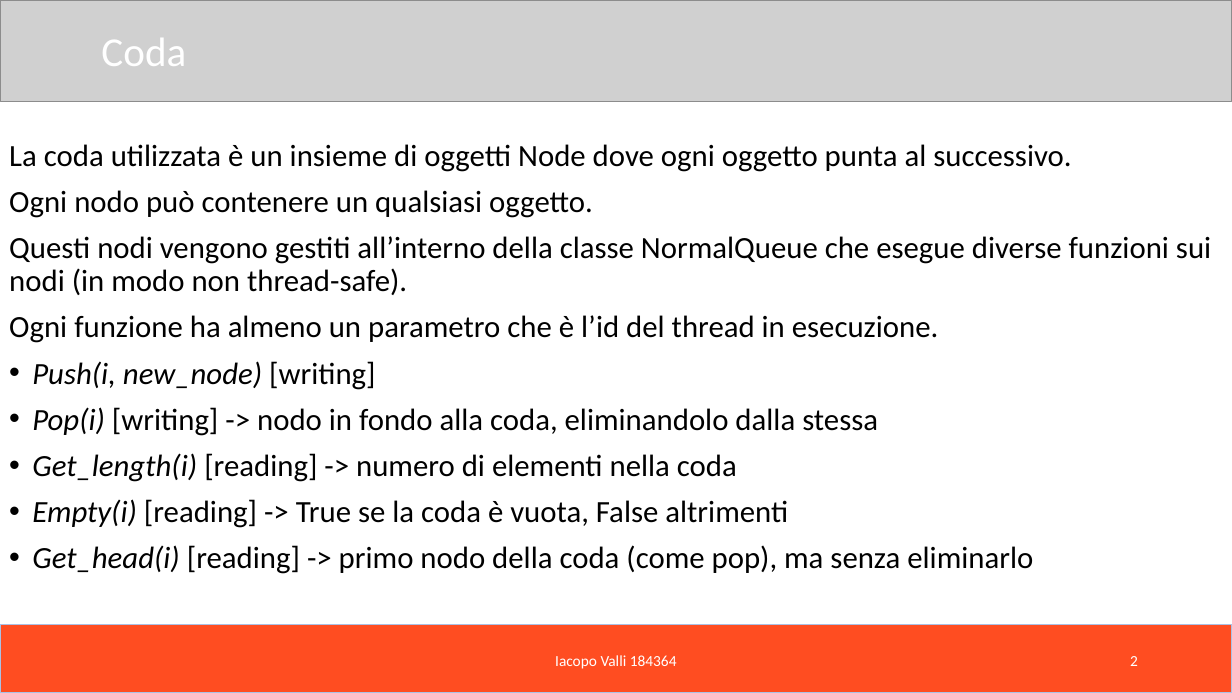
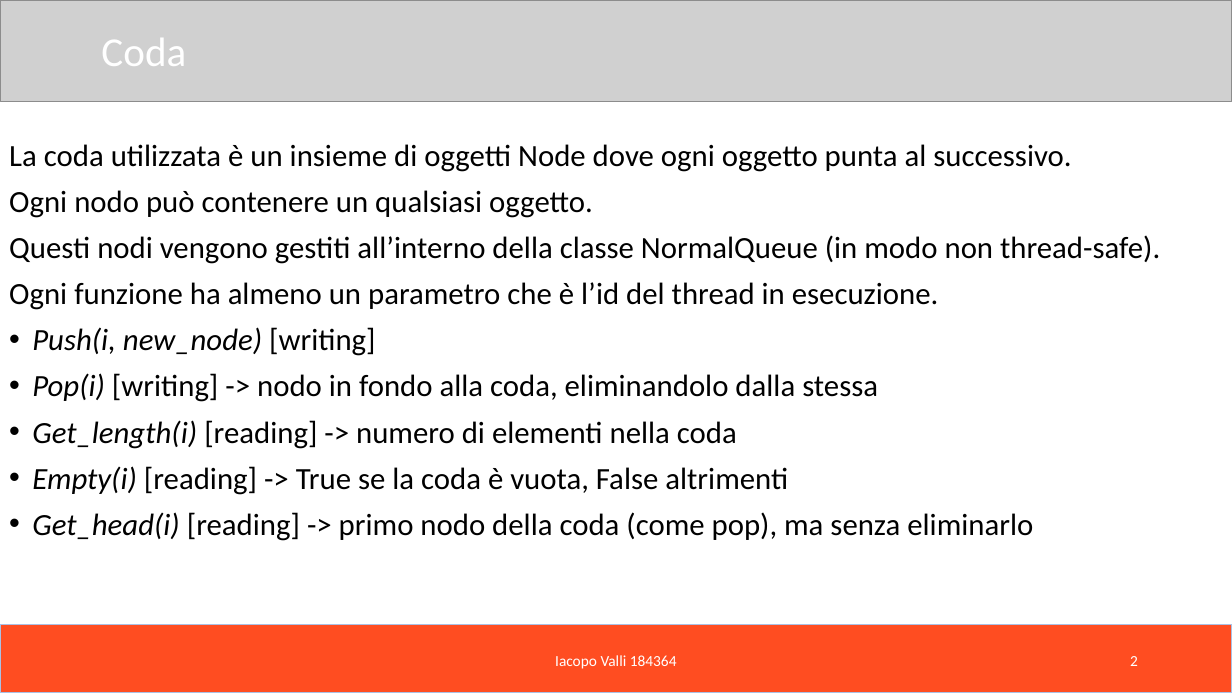
Before and after one commit to Iacopo99/RTES_Project, a slide deck: slide 2 of Presentazione progetto.pptx. Drawn at 1232x693 pixels with LibreOffice and Linux fonts; fonts in the diff are those of the drawing; grey boxes stand for pictures. Boxes give left, top, right and bottom in pixels: in the first picture for what was removed or moved away, otherwise in the second. Text is boxed around its words. In the diff, an @@ line names an element or a change of style, - is before the commit and + after.

```diff
--- a/Presentazione progetto.pptx
+++ b/Presentazione progetto.pptx
@@ text at <box>9,235,1160,264</box>: text changed @@
-Questi nodi vengono gestiti all’interno della classe NormalQueue che esegue diverse funzioni sui nodi (in modo non thread-safe).
+Questi nodi vengono gestiti all’interno della classe NormalQueue (in modo non thread-safe).
```
Also in this commit, not shown: 1 other slide changed, 1 other file.
